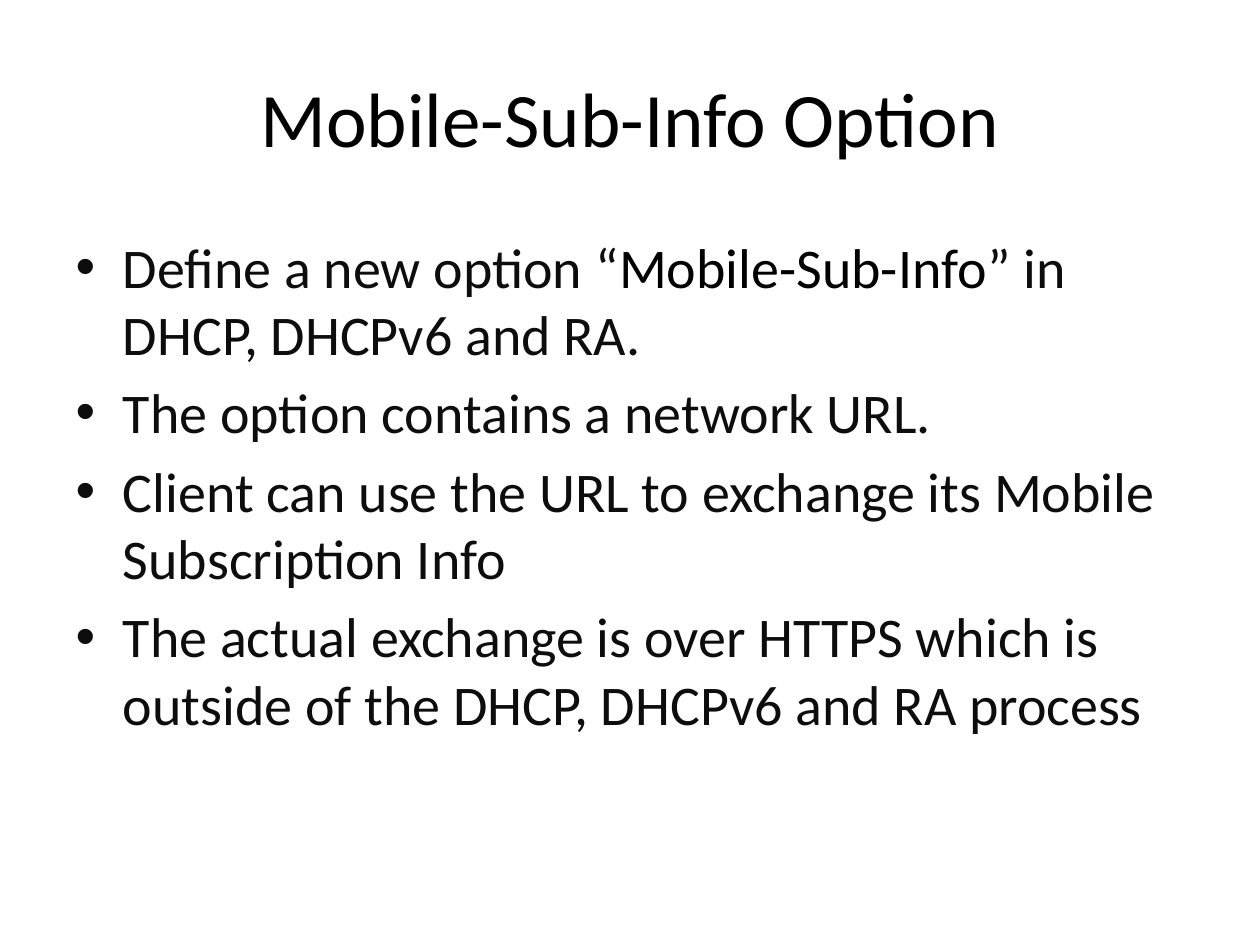
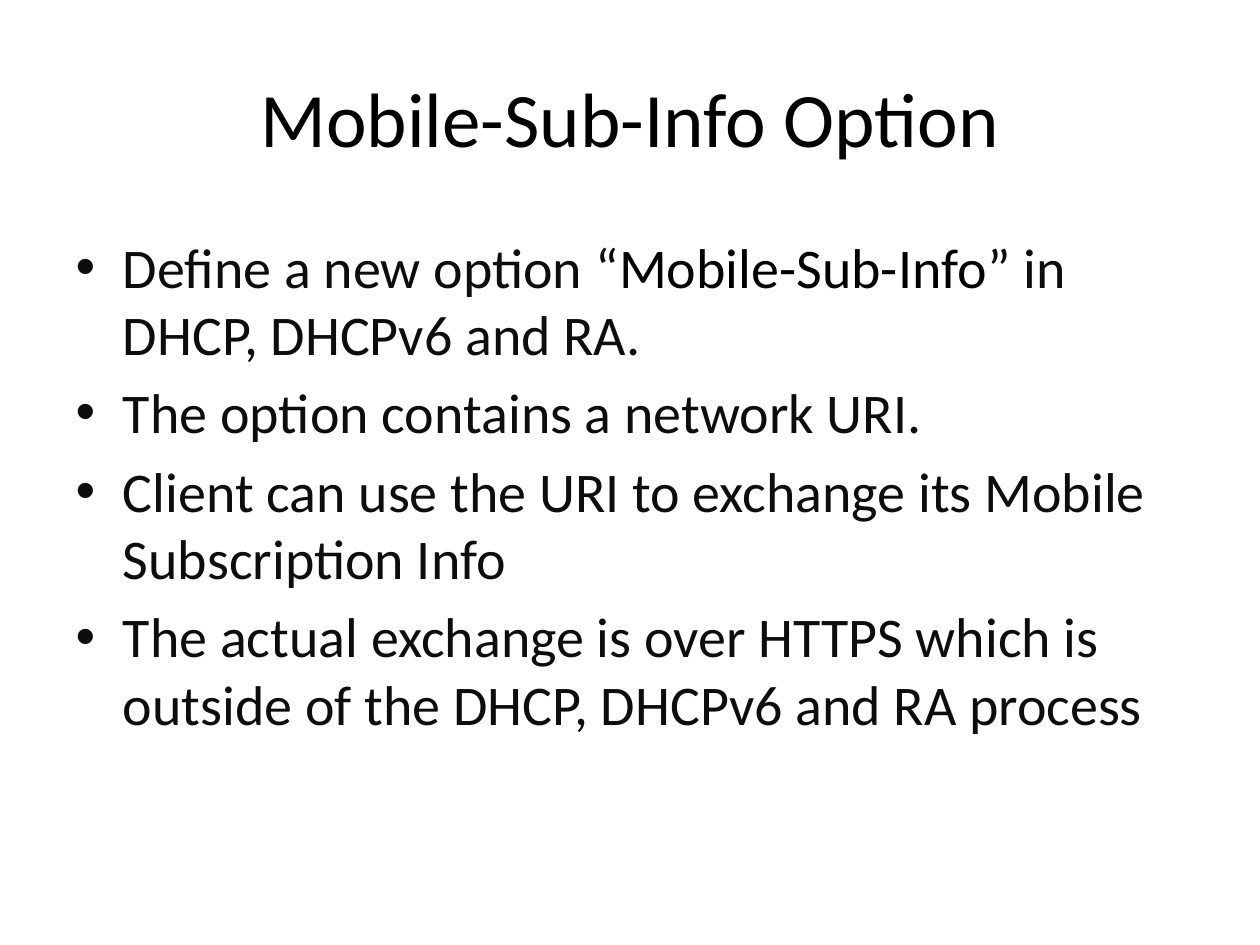
Before and after one commit to lightcable/mobile_sub_info, a slide deck: slide 3 of mobile-sub-info.pptx. Drawn at 1260x945 pixels with LibreOffice and Linux fonts; fonts in the diff are those of the drawing. Boxes give left, top, right and bottom in pixels: in the first picture for what was removed or moved away, otherwise in the second. Text is boxed around its words. In the diff, an @@ line names an element or a change of style, - is before the commit and + after.

```diff
--- a/mobile-sub-info.pptx
+++ b/mobile-sub-info.pptx
@@ text at [123, 394, 1144, 588]: text changed @@
-• The option contains a network URL.
-• Client can use the URL to exchange its Mobile Subscription Info
+• The option contains a network URI.
+• Client can use the URI to exchange its Mobile Subscription Info
```
Also in this commit, not shown: 6 other slides changed, 3 other files.
